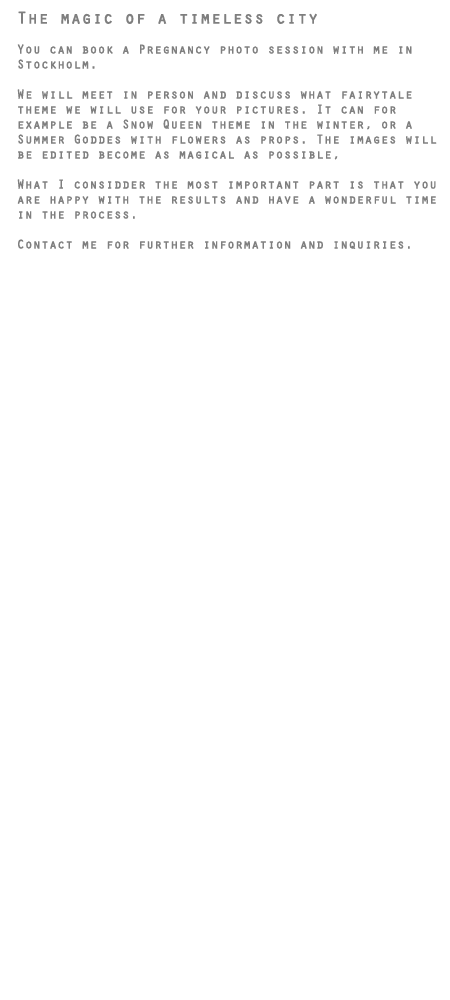
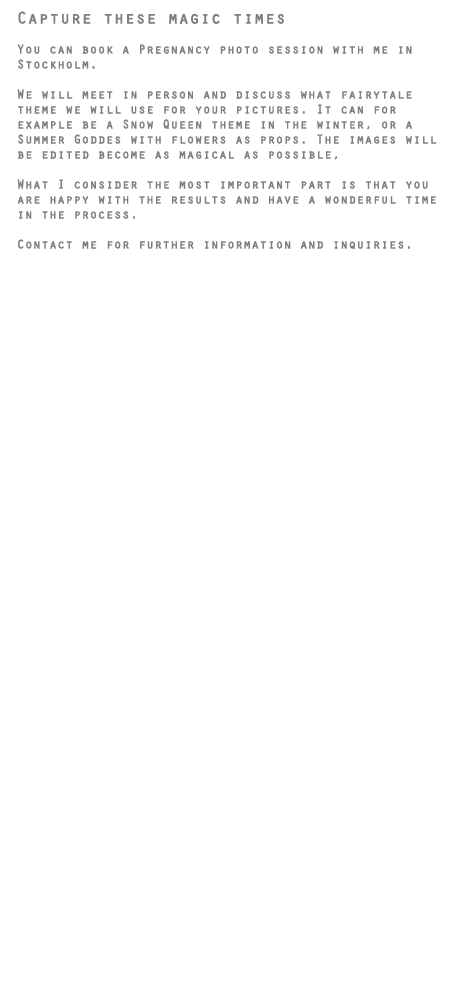
The second (450, 1000) image is a revision of the first. Changes to its layers:
renamed "The magic of a timeless city You can book a Pregnancy photo se" to "Capture these magic times You can book a Pregnancy photo sessi", painted on it over [18, 11, 436, 189]
